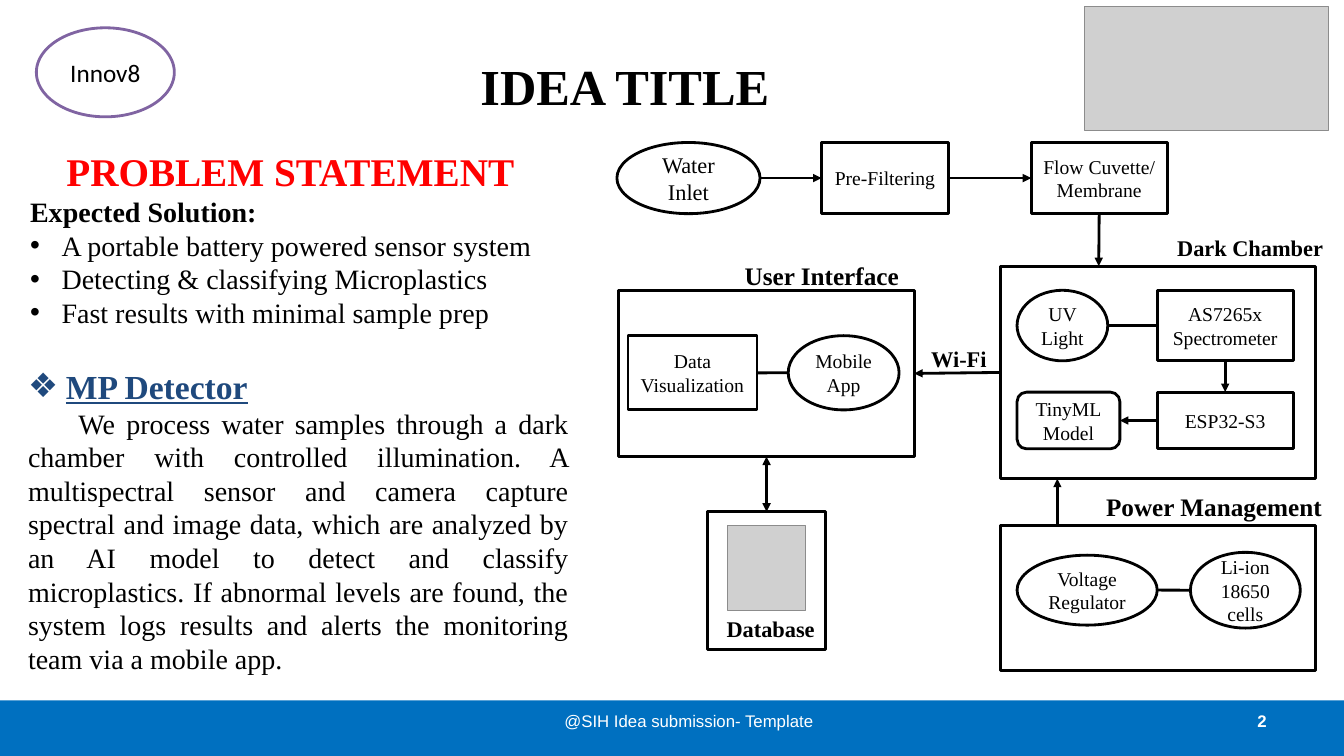
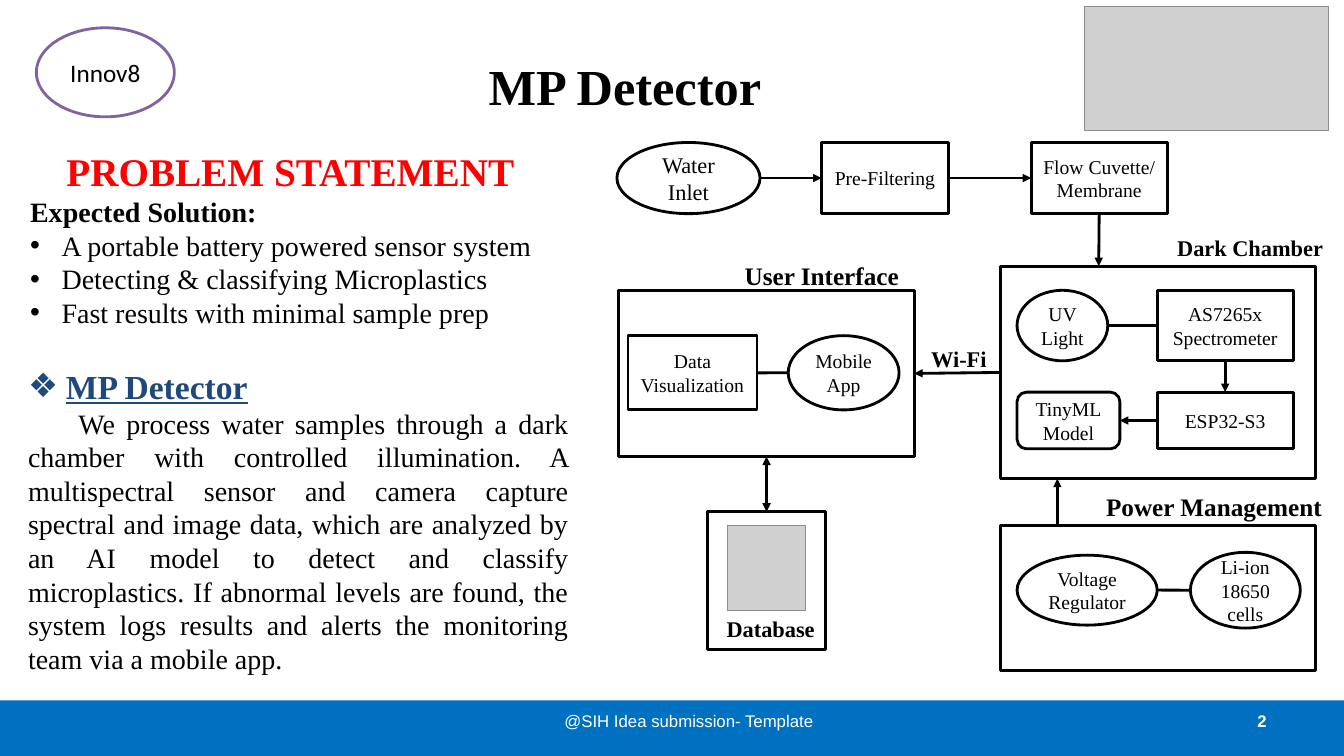
Before and after one commit to sanjaykn8/SIH25, a slide deck: slide 2 of Detector.pptx. Drawn at 1344x756 pixels with LibreOffice and Linux fonts; fonts in the diff are those of the drawing; grey boxes stand for pictures. Boxes give left, top, right and bottom in pixels: in the first picture for what was removed or moved away, otherwise in the second. Text is boxed around its words. In the diff, an @@ line names an element or a change of style, - is before the commit and + after.

```diff
--- a/Detector.pptx
+++ b/Detector.pptx
@@ title at (489,72,761,106): text changed @@
-IDEA TITLE
+MP Detector
```
Also in this commit, not shown: 3 other slides changed.
